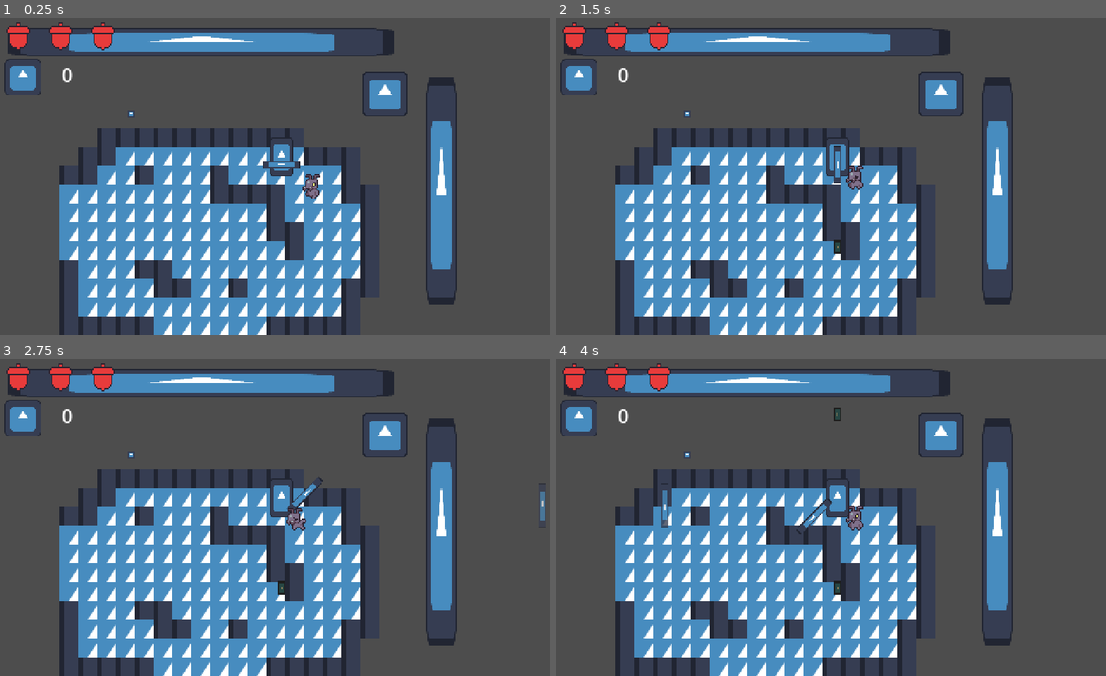
Above: before the commit, frames 1-4 (two rows, left to right).
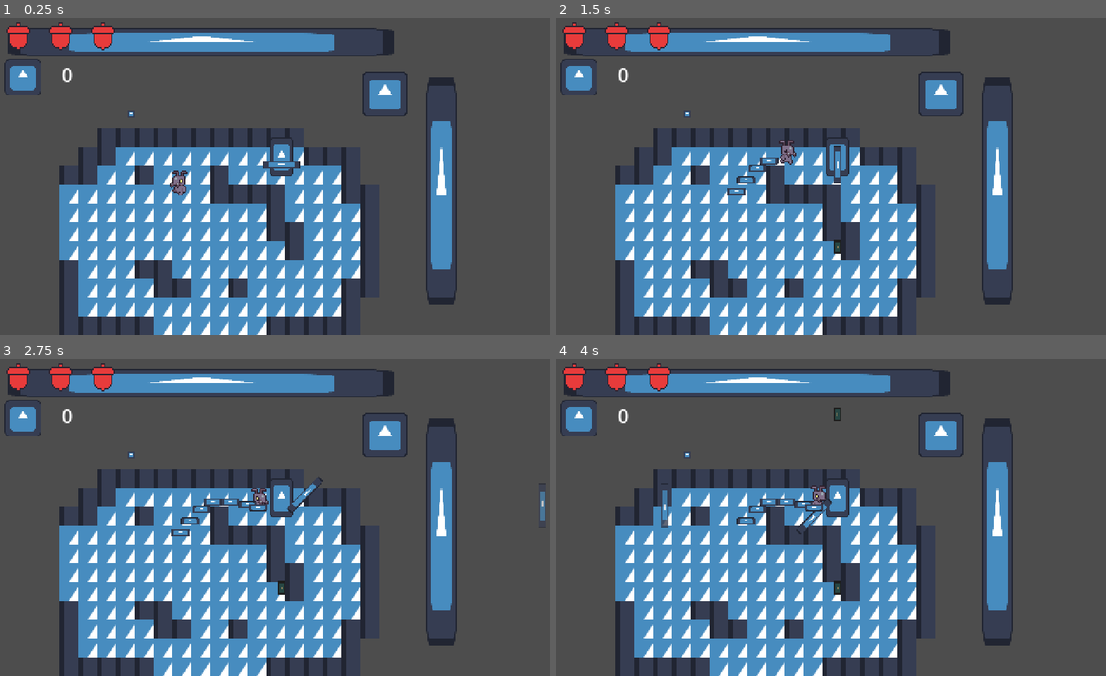
Above: after the commit, the same moments.

Repository: kikis05/SquirrelGame
Game: Godot game, scene res://scenes/main.tscn
Two runs of this game, one before a commit and one after it. Both use one fixed random seed, a clock stepped at 60 frames per second and the inputs below. The engine's default icon, where the game draws it, is replaced by a stand-in: a white triangle on a blue panel in a dark square.
Inputs:
- Up to frame 1 (0.25 s): no input
- Up to frame 2 (1.5 s): hold Right (attack_right) 0.53-1.28 s; hold E (attack_toggle) 0.53-1.28 s; hold Down (attack_down) from 1.28 s (still down); tap E (attack_toggle) at 1.35 s
- Up to frame 3 (2.75 s): release Down (attack_down) at 2.03 s; hold Right (attack_right) from 2.03 s (still down); hold E (attack_toggle) from 2.03 s (still down)
- Up to frame 4 (4 s): release Right (attack_right) at 2.78 s; release E (attack_toggle) at 2.78 s; hold Up (attack_up) 2.78-3.53 s; tap E (attack_toggle) at 2.85 s; hold Left (attack_left) from 3.53 s (still down); hold E (attack_toggle) from 3.53 s (still down)

The runs differ from the first frame. In frame 1, 0.3% of the frame differs, in the area x 30-59%, y 48-58%; in frame 2, 0.5%; in frame 3, 0.6%, in the area x 31-56%, y 40-56%; in frame 4, 0.6%.

Commit message:
Fire Ant Enemy
Enemy that pursues player like a regular ant (shortest path navigation, melee damage) and spawns a fiery path behind it. Sprites not updated yet.

Diff:
--- a/entities/enemies/ant_enemy/ant_enemy.gd
+++ b/entities/enemies/ant_enemy/ant_enemy.gd
@@ -29,9 +29,9 @@
 
 func _physics_process(_delta):
 	# sprite flipping
-	if player.position.x > position.x and !flipped:
+	if velocity.x > 0 and !flipped:
 		flip()
-	elif player.position.x < position.x and flipped:
+	elif velocity.x < 0 and flipped:
 		flip()
 	move_and_slide()
 
@@ -61,7 +61,7 @@
 
 func _on_hit_box_area_entered(area):
 	if area.name.to_lower() == "bullet" and health > 0:
-		print("TODO: Update this with the player weapon so enemy takes proper dmg")
+		# ANNA -- print("TODO: Update this with the player weapon so enemy takes proper dmg")
 		take_damage(1) # FIX ATTACK == account for weapon type and damage
 		state_machine.transition_to("stun state")
 
@@ -79,5 +79,5 @@
 	if sprite.animation == "death":
 		queue_free()
 	elif sprite.animation == "attack" and player_in_range:
-		print("TODO: Player takes DMG") # FIX ATTACK == make it so player takes 1 damage when "attack" animation completes
+		# ANNA -- print("TODO: Player takes DMG") # FIX ATTACK == make it so player takes 1 damage when "attack" animation completes
 		sprite.play("idle")
--- a/entities/enemies/ant_enemy/ant_enemy.tscn
+++ b/entities/enemies/ant_enemy/ant_enemy.tscn
@@ -199,7 +199,7 @@
 [node name="AttackBox" type="Area2D" parent="."]
 position = Vector2(-5, -5)
 collision_layer = 2
-collision_mask = 6
+collision_mask = 4
 
 [node name="AttackCollisionArea" type="CollisionShape2D" parent="AttackBox"]
 shape = SubResource("CapsuleShape2D_uerhd")
@@ -207,7 +207,7 @@
 [node name="HitBox" type="Area2D" parent="."]
 position = Vector2(0, -11)
 collision_layer = 2
-collision_mask = 6
+collision_mask = 4
 
 [node name="HitCollisionArea" type="CollisionShape2D" parent="HitBox"]
 shape = SubResource("CapsuleShape2D_m6hkk")
--- a/entities/enemies/fire_ant_enemy/fire_ant_enemy.gd
+++ b/entities/enemies/fire_ant_enemy/fire_ant_enemy.gd
@@ -1 +1,34 @@
 extends AntEnemy
+
+@export var fire_trail: PackedScene
+@export var fire_spawn: Node
+
+func _on_fire_spawn_timer_timeout():
+	var fire_inst = fire_trail.instantiate()
+	fire_inst.global_position = global_position
+	fire_spawn.add_child(fire_inst)
+
+## NOTE: Functions the are the same as in ant_enemy
+## They were reused to properly connect area2d and animsprite2d nodes to script
+func _on_hit_box_area_entered(area):
+	if area.name.to_lower() == "bullet" and health > 0:
+		# ANNA -- print("TODO: Update so enemy takes proper dmg #")
+		take_damage(1) # FIX ATTACK == account for weapon type and damage
+		state_machine.transition_to("stun state")
+
+func _on_attack_box_body_entered(body):
+	if body.name.to_lower() == "player" and health > 0:
+		state_machine.transition_to("attack state")
+		player_in_range = true
+
+func _on_attack_box_body_exited(body):
+	if body.name.to_lower() == "player" and health > 0:
+		state_machine.transition_to("chase state")
+		player_in_range = false
+
+func _on_animated_sprite_2d_animation_finished():
+	if sprite.animation == "death":
+		queue_free()
+	elif sprite.animation == "attack" and player_in_range:
+		# ANNA -- print("TODO: Player takes DMG") # FIX ATTACK == make it so player takes 1 damage when "attack" animation completes
+		sprite.play("idle")
--- a/entities/enemies/fire_ant_enemy/fire_ant_enemy.tscn
+++ b/entities/enemies/fire_ant_enemy/fire_ant_enemy.tscn
@@ -1,7 +1,251 @@
-[gd_scene load_steps=2 format=3 uid="uid://xhg08ovbav64"]
-
-[ext_resource type="Script" uid="uid://b0ge60u6vxiuy" path="res://entities/enemies/fire_ant_enemy/fire_ant_enemy.gd" id="1_7op1r"]
-
-[node name="fire_ant_enemy" type="CharacterBody2D"]
+[gd_scene load_steps=32 format=3 uid="uid://xhg08ovbav64"]
+
+[ext_resource type="Script" uid="uid://bl6citutyyxma" path="res://entities/enemies/fire_ant_enemy/fire_ant_enemy.gd" id="1_7op1r"]
+[ext_resource type="Texture2D" uid="uid://bjaponm0sgvs8" path="res://assets/enemies/ant_anims1.png" id="2_mrx07"]
+[ext_resource type="Script" uid="uid://drc32dbyt45eh" path="res://entities/enemies/states/state_machine.gd" id="3_wr85i"]
+[ext_resource type="Script" uid="uid://8jg436ppnko" path="res://entities/enemies/states/idle_state.gd" id="4_kb1c2"]
+[ext_resource type="Script" uid="uid://7spdl75ena5l" path="res://entities/enemies/states/chase_state.gd" id="5_vn3v8"]
+[ext_resource type="Script" uid="uid://dm4uiijfbbr7u" path="res://entities/enemies/states/stun_state.gd" id="6_8xb6b"]
+[ext_resource type="Script" uid="uid://cji0ts0qst0sl" path="res://entities/enemies/states/attack_state.gd" id="7_dovda"]
+[ext_resource type="Script" uid="uid://c7yfvis6uphlt" path="res://entities/enemies/states/death_state.gd" id="8_m7ttj"]
+[ext_resource type="PackedScene" uid="uid://bgdruxs8r68ud" path="res://entities/enemies/fire_ant_enemy/fire_trail.tscn" id="9_wr85i"]
+
+[sub_resource type="AtlasTexture" id="AtlasTexture_th8so"]
+atlas = ExtResource("2_mrx07")
+region = Rect2(0, 0, 32, 32)
+
+[sub_resource type="AtlasTexture" id="AtlasTexture_l0j67"]
+atlas = ExtResource("2_mrx07")
+region = Rect2(32, 0, 32, 32)
+
+[sub_resource type="AtlasTexture" id="AtlasTexture_vswb1"]
+atlas = ExtResource("2_mrx07")
+region = Rect2(64, 0, 32, 32)
+
+[sub_resource type="AtlasTexture" id="AtlasTexture_hg2q1"]
+atlas = ExtResource("2_mrx07")
+region = Rect2(0, 32, 32, 32)
+
+[sub_resource type="AtlasTexture" id="AtlasTexture_nq56i"]
+atlas = ExtResource("2_mrx07")
+region = Rect2(32, 32, 32, 32)
+
+[sub_resource type="AtlasTexture" id="AtlasTexture_it3go"]
+atlas = ExtResource("2_mrx07")
+region = Rect2(64, 32, 32, 32)
+
+[sub_resource type="AtlasTexture" id="AtlasTexture_t8cdq"]
+atlas = ExtResource("2_mrx07")
+region = Rect2(96, 32, 32, 32)
+
+[sub_resource type="AtlasTexture" id="AtlasTexture_lo61s"]
+atlas = ExtResource("2_mrx07")
+region = Rect2(0, 128, 32, 32)
+
+[sub_resource type="AtlasTexture" id="AtlasTexture_h5bie"]
+atlas = ExtResource("2_mrx07")
+region = Rect2(32, 128, 32, 32)
+
+[sub_resource type="AtlasTexture" id="AtlasTexture_w5o0l"]
+atlas = ExtResource("2_mrx07")
+region = Rect2(64, 128, 32, 32)
+
+[sub_resource type="AtlasTexture" id="AtlasTexture_ypuhm"]
+atlas = ExtResource("2_mrx07")
+region = Rect2(96, 128, 32, 32)
+
+[sub_resource type="AtlasTexture" id="AtlasTexture_33y1n"]
+atlas = ExtResource("2_mrx07")
+region = Rect2(0, 64, 32, 32)
+
+[sub_resource type="AtlasTexture" id="AtlasTexture_n2dbg"]
+atlas = ExtResource("2_mrx07")
+region = Rect2(32, 64, 32, 32)
+
+[sub_resource type="AtlasTexture" id="AtlasTexture_cwlau"]
+atlas = ExtResource("2_mrx07")
+region = Rect2(64, 64, 32, 32)
+
+[sub_resource type="AtlasTexture" id="AtlasTexture_8geyk"]
+atlas = ExtResource("2_mrx07")
+region = Rect2(96, 64, 32, 32)
+
+[sub_resource type="AtlasTexture" id="AtlasTexture_uerhd"]
+atlas = ExtResource("2_mrx07")
+region = Rect2(0, 96, 32, 32)
+
+[sub_resource type="AtlasTexture" id="AtlasTexture_v46lh"]
+atlas = ExtResource("2_mrx07")
+region = Rect2(32, 96, 32, 32)
+
+[sub_resource type="AtlasTexture" id="AtlasTexture_wec8x"]
+atlas = ExtResource("2_mrx07")
+region = Rect2(64, 96, 32, 32)
+
+[sub_resource type="SpriteFrames" id="SpriteFrames_x8j2c"]
+animations = [{
+"frames": [{
+"duration": 1.0,
+"texture": SubResource("AtlasTexture_th8so")
+}, {
+"duration": 1.0,
+"texture": SubResource("AtlasTexture_l0j67")
+}, {
+"duration": 1.0,
+"texture": SubResource("AtlasTexture_vswb1")
+}],
+"loop": false,
+"name": &"attack",
+"speed": 9.0
+}, {
+"frames": [{
+"duration": 1.0,
+"texture": SubResource("AtlasTexture_hg2q1")
+}, {
+"duration": 1.0,
+"texture": SubResource("AtlasTexture_nq56i")
+}, {
+"duration": 1.0,
+"texture": SubResource("AtlasTexture_it3go")
+}, {
+"duration": 1.0,
+"texture": SubResource("AtlasTexture_t8cdq")
+}],
+"loop": true,
+"name": &"chase",
+"speed": 5.0
+}, {
+"frames": [{
+"duration": 1.0,
+"texture": SubResource("AtlasTexture_lo61s")
+}, {
+"duration": 1.0,
+"texture": SubResource("AtlasTexture_h5bie")
+}, {
+"duration": 1.0,
+"texture": SubResource("AtlasTexture_w5o0l")
+}, {
+"duration": 1.0,
+"texture": SubResource("AtlasTexture_ypuhm")
+}],
+"loop": false,
+"name": &"death",
+"speed": 5.0
+}, {
+"frames": [{
+"duration": 1.0,
+"texture": SubResource("AtlasTexture_33y1n")
+}, {
+"duration": 1.0,
+"texture": SubResource("AtlasTexture_n2dbg")
+}, {
+"duration": 1.0,
+"texture": SubResource("AtlasTexture_cwlau")
+}, {
+"duration": 1.0,
+"texture": SubResource("AtlasTexture_8geyk")
+}],
+"loop": true,
+"name": &"idle",
+"speed": 5.0
+}, {
+"frames": [{
+"duration": 1.0,
+"texture": SubResource("AtlasTexture_uerhd")
+}, {
+"duration": 1.0,
+"texture": SubResource("AtlasTexture_v46lh")
+}, {
+"duration": 1.0,
+"texture": SubResource("AtlasTexture_wec8x")
+}],
+"loop": false,
+"name": &"stun",
+"speed": 5.0
+}]
+
+[sub_resource type="CapsuleShape2D" id="CapsuleShape2D_clvme"]
+radius = 4.0
+height = 14.0
+
+[sub_resource type="CapsuleShape2D" id="CapsuleShape2D_e2370"]
+radius = 7.0
+height = 18.0
+
+[sub_resource type="CapsuleShape2D" id="CapsuleShape2D_rptcq"]
+radius = 7.0
+height = 22.0
+
+[node name="fire_ant_enemy" type="CharacterBody2D" node_paths=PackedStringArray("fire_spawn")]
+motion_mode = 1
+wall_min_slide_angle = 0.0
 script = ExtResource("1_7op1r")
+fire_trail = ExtResource("9_wr85i")
+fire_spawn = NodePath("FireSpawn")
 metadata/_custom_type_script = "uid://ny1bt2vvnakm"
+
+[node name="FireSpawn" type="Node" parent="."]
+
+[node name="FireSpawnTimer" type="Timer" parent="."]
+wait_time = 0.3
+autostart = true
+
+[node name="AnimatedSprite2D" type="AnimatedSprite2D" parent="."]
+position = Vector2(0, -16)
+sprite_frames = SubResource("SpriteFrames_x8j2c")
+animation = &"chase"
+autoplay = "chase"
+
+[node name="NavigationAgent2D" type="NavigationAgent2D" parent="."]
+
+[node name="WallCollision" type="CollisionShape2D" parent="."]
+position = Vector2(0, -3)
+rotation = 1.5708
+shape = SubResource("CapsuleShape2D_clvme")
+
+[node name="AttackBox" type="Area2D" parent="."]
+position = Vector2(-5, -5)
+collision_layer = 2
+collision_mask = 6
+
+[node name="AttackCollisionArea" type="CollisionShape2D" parent="AttackBox"]
+shape = SubResource("CapsuleShape2D_e2370")
+
+[node name="HitBox" type="Area2D" parent="."]
+position = Vector2(0, -11)
+collision_layer = 2
+collision_mask = 6
+
+[node name="HitCollisionArea" type="CollisionShape2D" parent="HitBox"]
+shape = SubResource("CapsuleShape2D_rptcq")
+debug_color = Color(1, 0.6, 0.701961, 0.419608)
+
+[node name="State Machine" type="Node" parent="." node_paths=PackedStringArray("initial_state")]
+script = ExtResource("3_wr85i")
+initial_state = NodePath("Chase State")
+
+[node name="Idle State" type="Node" parent="State Machine" node_paths=PackedStringArray("enemy")]
+script = ExtResource("4_kb1c2")
+enemy = NodePath("../..")
+
+[node name="Chase State" type="Node" parent="State Machine" node_paths=PackedStringArray("enemy")]
+script = ExtResource("5_vn3v8")
+enemy = NodePath("../..")
+
+[node name="Stun State" type="Node" parent="State Machine" node_paths=PackedStringArray("enemy")]
+script = ExtResource("6_8xb6b")
+enemy = NodePath("../..")
+
+[node name="Attack State" type="Node" parent="State Machine" node_paths=PackedStringArray("enemy")]
+script = ExtResource("7_dovda")
+enemy = NodePath("../..")
+
+[node name="Death State" type="Node" parent="State Machine" node_paths=PackedStringArray("enemy")]
+script = ExtResource("8_m7ttj")
+enemy = NodePath("../..")
+
+[connection signal="timeout" from="FireSpawnTimer" to="." method="_on_fire_spawn_timer_timeout"]
+[connection signal="animation_finished" from="AnimatedSprite2D" to="." method="_on_animated_sprite_2d_animation_finished"]
+[connection signal="body_entered" from="AttackBox" to="." method="_on_attack_box_body_entered"]
+[connection signal="body_exited" from="AttackBox" to="." method="_on_attack_box_body_exited"]
+[connection signal="area_entered" from="HitBox" to="." method="_on_hit_box_area_entered"]
--- /dev/null
+++ b/entities/enemies/fire_ant_enemy/fire_trail.gd
@@ -0,0 +1,25 @@
+extends CharacterBody2D
+
+@export var sprite: AnimatedSprite2D
+
+func _on_timer_timeout():
+	sprite.play("death")
+	var attack_collision: CollisionShape2D = $"AttackBox/AttackCollisionArea"
+	attack_collision.disabled = true
+	# ^we don't want players to get hit by a big col shape as the fire dies
+
+func _on_animated_sprite_2d_animation_finished():
+	if sprite.animation == "death":
+		queue_free()
+
+
+## TODO: Functions below PAIRED, remove this comment after implementing
+func _on_attack_box_body_entered(body):
+	if body.name.to_lower() == "player":
+		# ANNA -- print("TODO: Fire trail player dmg")
+		pass
+
+func _on_attack_box_body_exited(body):
+	if body.name.to_lower() == "player":
+		# ANNA -- print("TODO: Fire trail player dmg")
+		pass
--- /dev/null
+++ b/entities/enemies/fire_ant_enemy/fire_trail.tscn
@@ -0,0 +1,65 @@
+[gd_scene load_steps=5 format=3 uid="uid://bgdruxs8r68ud"]
+
+[ext_resource type="Script" uid="uid://00x1ejjnbrks" path="res://entities/enemies/fire_ant_enemy/fire_trail.gd" id="1_nkxie"]
+[ext_resource type="Texture2D" uid="uid://c3ihirpd8epus" path="res://icon.svg" id="2_n0x3s"]
+
+[sub_resource type="SpriteFrames" id="SpriteFrames_8js0o"]
+animations = [{
+"frames": [{
+"duration": 1.0,
+"texture": ExtResource("2_n0x3s")
+}, {
+"duration": 1.0,
+"texture": ExtResource("2_n0x3s")
+}, {
+"duration": 1.0,
+"texture": ExtResource("2_n0x3s")
+}],
+"loop": false,
+"name": &"death",
+"speed": 5.0
+}, {
+"frames": [{
+"duration": 1.0,
+"texture": ExtResource("2_n0x3s")
+}],
+"loop": true,
+"name": &"idle",
+"speed": 5.0
+}]
+
+[sub_resource type="CapsuleShape2D" id="CapsuleShape2D_nkxie"]
+radius = 2.0
+height = 14.0
+
+[node name="Fire Trail" type="CharacterBody2D" node_paths=PackedStringArray("sprite")]
+collision_layer = 2
+collision_mask = 4
+script = ExtResource("1_nkxie")
+sprite = NodePath("AnimatedSprite2D")
+
+[node name="Timer" type="Timer" parent="."]
+wait_time = 3.0
+one_shot = true
+autostart = true
+
+[node name="AnimatedSprite2D" type="AnimatedSprite2D" parent="."]
+position = Vector2(0, -3)
+scale = Vector2(0.125828, 0.0458303)
+sprite_frames = SubResource("SpriteFrames_8js0o")
+animation = &"death"
+autoplay = "idle"
+
+[node name="AttackBox" type="Area2D" parent="."]
+rotation = 1.5708
+collision_layer = 2
+collision_mask = 4
+
+[node name="AttackCollisionArea" type="CollisionShape2D" parent="AttackBox"]
+position = Vector2(-2, 8.74228e-08)
+shape = SubResource("CapsuleShape2D_nkxie")
+
+[connection signal="timeout" from="Timer" to="." method="_on_timer_timeout"]
+[connection signal="animation_finished" from="AnimatedSprite2D" to="." method="_on_animated_sprite_2d_animation_finished"]
+[connection signal="body_entered" from="AttackBox" to="." method="_on_attack_box_body_entered"]
+[connection signal="body_exited" from="AttackBox" to="." method="_on_attack_box_body_exited"]
--- a/health_container.gd
+++ b/health_container.gd
@@ -2,8 +2,8 @@
 
 @onready var AcornGUIClass = preload("res://health_acorn.tscn")
 
-func setMaxAcorns(max: int):
-	for i in range(max):
+func setMaxAcorns(max_amount: int):
+	for i in range(max_amount):
 		var acorn = AcornGUIClass.instantiate()
 		add_child(acorn)
 
--- a/menu.gd
+++ b/menu.gd
@@ -7,7 +7,7 @@
 func pause ():
 	get_tree().paused = true
 
-func _physics_process(delta):
+func _physics_process(_delta):
 	if Input.is_action_just_pressed("Escape") and get_tree().paused == false:
 		print("here")
 		pause()
--- a/scenes/main.gd
+++ b/scenes/main.gd
@@ -14,7 +14,7 @@
 	coins_container.update_coins(player.get_coins())
 	player.coins_changed.connect(coins_container.update_coins)
 
-func _process(delta):
+func _process(_delta):
 	if Input.is_action_just_pressed("Escape") and get_tree().paused == false:
 		menu.show()
 		menu.pause()
--- a/scenes/main.tscn
+++ b/scenes/main.tscn
@@ -4,8 +4,8 @@
 [ext_resource type="Script" uid="uid://djinnnl2c7xs5" path="res://scenes/main.gd" id="1_tbgi4"]
 [ext_resource type="Texture2D" uid="uid://c3ihirpd8epus" path="res://icon.svg" id="2_0wfyh"]
 [ext_resource type="PackedScene" uid="uid://cu3p58x0nnbyr" path="res://enemy.tscn" id="3_sugp2"]
-[ext_resource type="PackedScene" uid="uid://dhsd6cxjrxhtj" path="res://entities/enemies/ant_enemy/ant_enemy.tscn" id="4_jyhfs"]
 [ext_resource type="PackedScene" uid="uid://iesxfm68i4pw" path="res://coin.tscn" id="5_o6xl0"]
+[ext_resource type="PackedScene" uid="uid://xhg08ovbav64" path="res://entities/enemies/fire_ant_enemy/fire_ant_enemy.tscn" id="6_85g3d"]
 [ext_resource type="PackedScene" uid="uid://bptqwns6p2701" path="res://coins_container.tscn" id="6_tefeu"]
 [ext_resource type="PackedScene" uid="uid://c1x03uf7p3bj1" path="res://health_container.tscn" id="7_85g3d"]
 [ext_resource type="PackedScene" uid="uid://tfnoonrvjm30" path="res://menu.tscn" id="8_tipki"]
@@ -57,8 +57,8 @@
 
 [node name="Coin" parent="." instance=ExtResource("5_o6xl0")]
 
-[node name="Ant Enemy" parent="." instance=ExtResource("4_jyhfs")]
-position = Vector2(334, 137)
+[node name="fire_ant_enemy" parent="." instance=ExtResource("6_85g3d")]
+position = Vector2(221, 134)
 
 [node name="TileMapLayer" type="TileMapLayer" parent="."]
 position = Vector2(6, -3)
Not shown, changed: entities/enemies/fire_ant_enemy/fire_ant_enemy.gd.uid
Not shown, added: entities/enemies/fire_ant_enemy/fire_trail.gd.uid
